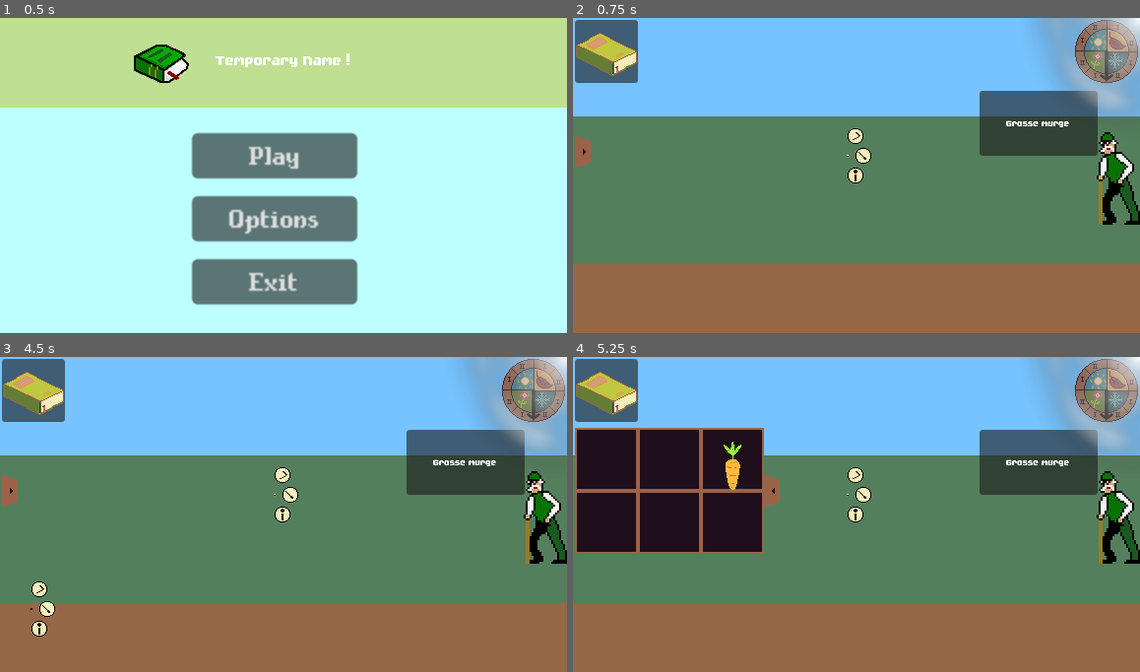
Above: before the commit, frames 1-4 (two rows, left to right).
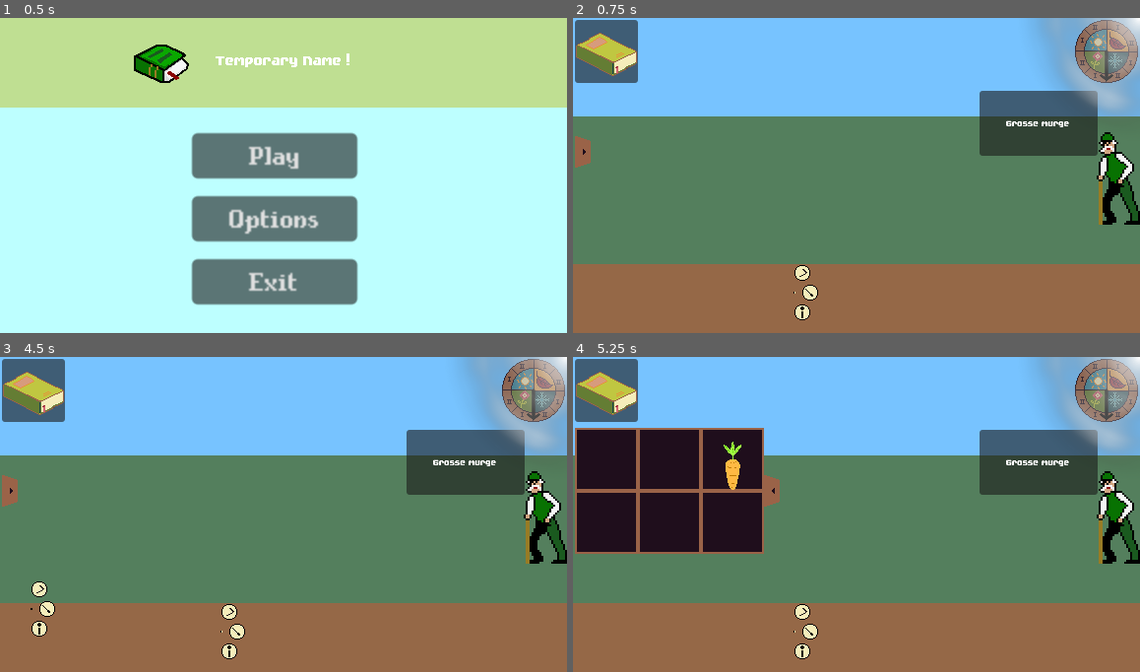
Above: after the commit, the same moments.

Repository: JustAlternate/Regenerative_Game_Jam
Game: Godot game, scene res://Scenes/menu.tscn
Two runs of this game, one before a commit and one after it. Both use one fixed random seed, a clock stepped at 60 frames per second and the inputs below. The engine's default icon, where the game draws it, is replaced by a stand-in: a white triangle on a blue panel in a dark square.
Inputs (mouse positions are in pixels of both pictures, inside the frame that each line leads up to; where the layout moved, square brackets give the same spot in the first picture):
- Up to frame 1 (0.5 s): no input
- Up to frame 2 (0.75 s): click "Play" at 0.5 s
- Up to frame 3 (4.5 s): click (226, 612) [283, 476] at 1.25 s; click (238, 631) [289, 495] at 2 s; click (226, 649) [283, 514] at 2.75 s; click "Play" at 3.5 s; click (34, 609) at 4.27 s
- Up to frame 4 (5.25 s): click (590, 492) at 5 s

Frame 1 is identical in both runs. In frame 2, 0.7% of the frame differs, in the area x 38-53%, y 35-96%; in frame 3, 0.7%; in frame 4, 0.7%.
Error after the commit: Invalid call. Nonexistent function 'remove' in base 'Nil'. (res://Scripts/contextual_menu.gd:29)

Commit message:
link le context menu

Diff:
--- a/Scripts/Game.gd
+++ b/Scripts/Game.gd
@@ -33,6 +33,8 @@
 	print("had")
 	var context_menu_scene = load("res://Scenes/contextual_menu.tscn")
 	var context_menu_instance = context_menu_scene.instantiate()
-	context_menu_instance.name = "context_menu_" + str(id_new_context_menu)
-	tab_context_menu.append("context_menu_" + str(id_new_context_menu))
+	var name = "context_menu_" + str(id_new_context_menu)
+	context_menu_instance.name = name
+	tab_context_menu.append(name)
 	add_child(context_menu_instance)
+	get_node(name).open_menu(get_node(name))
--- a/Scripts/contextual_menu.gd
+++ b/Scripts/contextual_menu.gd
@@ -1,34 +1,33 @@
 extends Node2D
 
-var plant_targeted:Node2D
+var targeted_plant:Node
 
-signal button_harvest
-signal button_remove
-signal button_info
 
 
 # Called when the node enters the scene tree for the first time.
 func _ready():
-	open_menu()
+	pass
 
 # Called every frame. 'delta' is the elapsed time since the previous frame.
 func _process(delta):
 	pass
 
-func open_menu():
+func open_menu(plant_to_target:Node):
 	global_position = get_global_mouse_position()
 	visible = true
+	targeted_plant = plant_to_target
 
 
 
-func _on_button_hervest_pressed():
+func _on_button_harvest_pressed():
 	print("harvest")
-	button_harvest.emit()
+	targeted_plant.harvest()
+
 
 func _on_button_remove_pressed():
 	print("remove")
-	button_remove.emit()
+	targeted_plant.remove()
 
 func _on_button_info_pressed():
 	print("info")
-	button_info.emit()
+	#hummm
--- a/Scripts/plant_spot.gd
+++ b/Scripts/plant_spot.gd
@@ -29,3 +29,9 @@
 	else:
 		calling_contextual_menu.emit()
 		print("caling2")
+
+func remove_plante():
+	pass
+
+func harvest_node():
+	pass
Not shown: 1 places in Scenes/contextual_menu.tscn that only renumber resources
